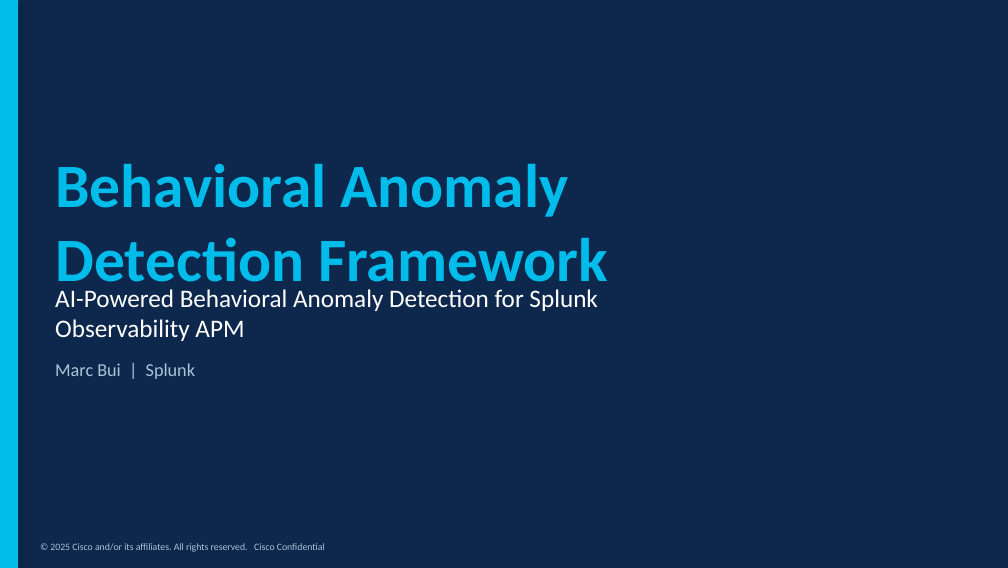
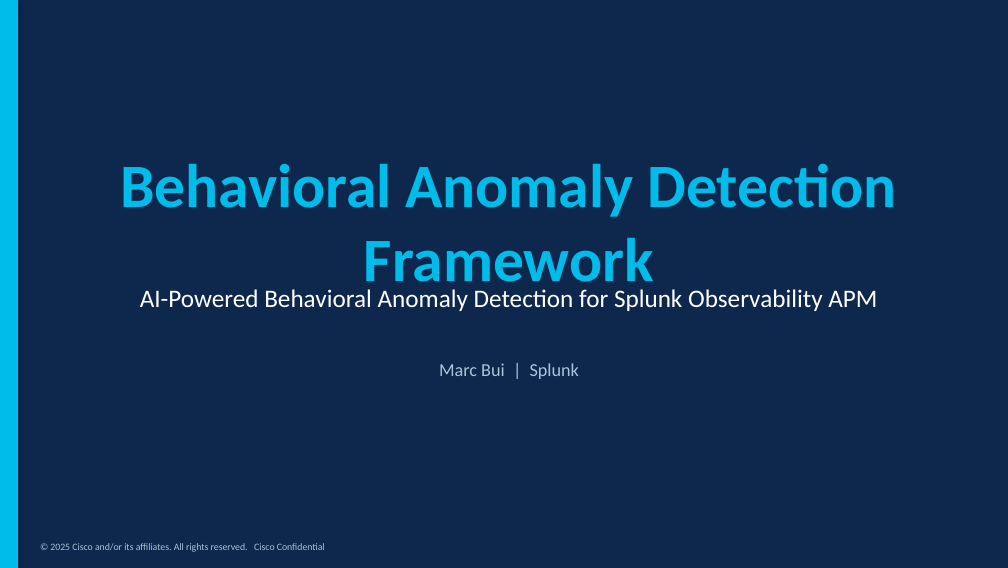
Before and after one commit to mqbui1/o11y-behaviorbaseline, a slide deck: slide 1 of Behavioral_Baseline_Deck.pptx. Drawn at 1008x568 pixels with LibreOffice and Linux fonts; fonts in the diff are those of the drawing. Boxes give left, top, right and bottom in pixels: in the first picture for what was removed or moved away, otherwise in the second. Text is boxed around its words. In the diff, an @@ line names an element or a change of style, - is before the commit and + after.

```diff
--- a/Behavioral_Baseline_Deck.pptx
+++ b/Behavioral_Baseline_Deck.pptx
@@ alignment left to centre in 3 elements at box(120, 163, 896, 296), box(140, 289, 877, 311), box(439, 363, 579, 379) @@
```
Also in this commit, not shown: 1 other file.
